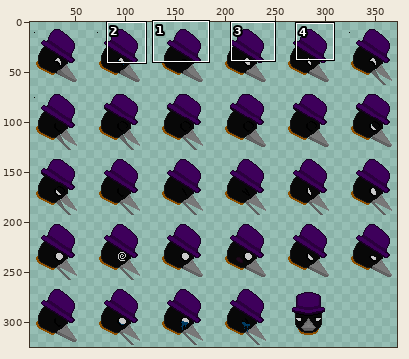
A sprite sheet gets an edit: Amity Chain (Art Files)/Digital Art/Sprites/Effects and UI/Portraits/raven_portraits.png. The first picture is a wide view before the edit; the outline marks the close-up.
Close-up. Old version:
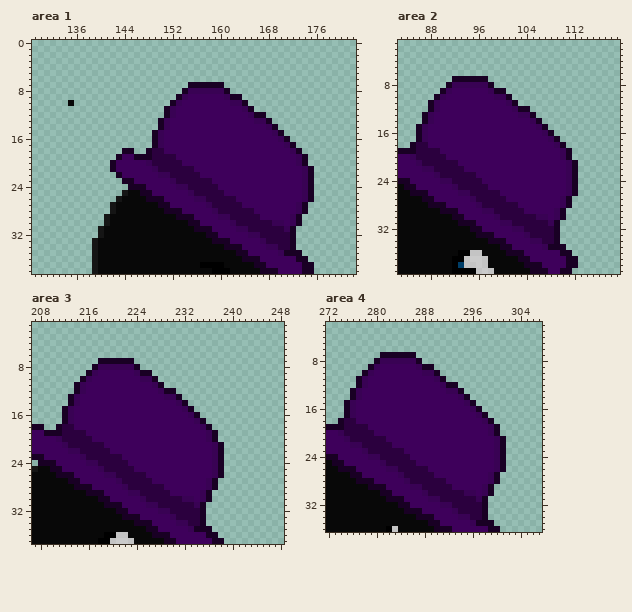
The file is 378x325 pixels. Colours within 5 levels of each other are drawn and written as one. Shown: area 1: x 129..182, y 0..38; area 2: x 83..119, y 1..39; area 3: x 207..248, y 1..37; area 4: x 272..307, y 2..36. The wide view leaves out empty margins. The commit also changed other parts of the picture, which this record leaves out.
Once edited:
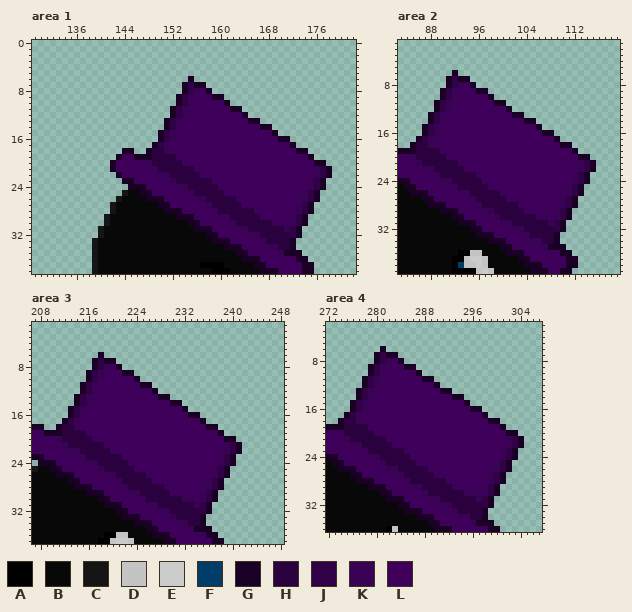
Palette (. is transparent): A #000000  B #080808  C #151515  D #c4c4c4  E #cbcbcb  F #003e68  G #190024  H #2b003e  J #310148  K #390254  L #3e005b
Changes in this commit:
Changed rows in their new state; - is an unchanged pixel.
Area 1:
first column x 135:
 6 --------------------G-----------------------
 7 -------------------GJ--...------------------
 8 --------------------J-LG...-----------------
 9 -------------------JK---GG...---------------
10 .----------------.GJK-----G...--------------
11 ----------------.GJK-------GG..-------------
12 ----------------.GJK---------G...-----------
13 ---------------.GJK-----------GG..----------
14 ---------------.GJK-------------GG.---------
15 --------------.GJK----------------G.--------
16 --------------.GJK-----------------G--------
17 ---------------JK-------------------L-------
18 ----------------K--------------------L-G----
19 --------------------------------------LLG---
20 --------------------------------------LLLGG-
21 ---------------------------------------LLKJG
22 ---------------------------------------LLKJG
23 ---------------------------------------LKJG-
24 ---------------------------------------LKJG-
25 ----------------------------------------JG--
26 ----------------------------------------JG--
27 ---------------------------------------JG---
28 ---------------------------------------JG---
29 --------------------------------------JG----
30 --------------------------------------JG----
31 -------------------------------------JG-----
32 -------------------------------------JG-----
Area 2:
first column x 86:
 6 ------G-----------------------
 7 -----GJ--...------------------
 8 ------J-LG...-----------------
 9 -----JK---GG...---------------
10 ---.GJK-----G...--------------
11 --.GJK-------GG..-------------
12 --.GJK---------G...-----------
13 -.GJK-----------GG..----------
14 -.GJK-------------GG.---------
15 .GJK----------------G.--------
16 .GJK-----------------G--------
17 -JK-------------------L-------
18 --K--------------------L-G----
19 ------------------------LLG---
20 ------------------------LLLGG-
21 -------------------------LLKJG
22 -------------------------LLKJG
23 -------------------------LKJG-
24 -------------------------LKJG-
25 --------------------------JG--
26 --------------------------JG--
27 -------------------------JG---
28 -------------------------JG---
29 ------------------------JG----
30 ------------------------JG----
31 -----------------------JG-----
32 -----------------------JG-----
Area 3:
first column x 212:
 6 ------G-----------------------
 7 -----GJ--...------------------
 8 ------J-LG...-----------------
 9 -----JK---GG...---------------
10 ---.GJK-----G...--------------
11 --.GJK-------GG..-------------
12 --.GJK---------G...-----------
13 -.GJK-----------GG..----------
14 -.GJK-------------GG.---------
15 .GJK----------------G.--------
16 .GJK-----------------G--------
17 -JK-------------------L-------
18 --K--------------------L-G----
19 ------------------------LLG---
20 ------------------------LLLGG-
21 -------------------------LLKJG
22 -------------------------LLKJG
23 -------------------------LKJG-
24 -------------------------LKJG-
25 --------------------------JG--
26 --------------------------JG--
27 -------------------------JG---
28 -------------------------JG---
29 ------------------------JG----
30 ------------------------JG----
31 -----------------------JG-----
32 -----------------------JG-----
Area 4:
first column x 275:
 6 ------G-----------------------
 7 -----GJ--...------------------
 8 ------J-LG...-----------------
 9 -----JK---GG...---------------
10 ---.GJK-----G...--------------
11 --.GJK-------GG..-------------
12 --.GJK---------G...-----------
13 -.GJK-----------GG..----------
14 -.GJK-------------GG.---------
15 .GJK----------------G.--------
16 .GJK-----------------G--------
17 -JK-------------------L-------
18 --K--------------------L-G----
19 ------------------------LLG---
20 ------------------------LLLGG-
21 -------------------------LLKJG
22 -------------------------LLKJG
23 -------------------------LKJG-
24 -------------------------LKJG-
25 --------------------------JG--
26 --------------------------JG--
27 -------------------------JG---
28 -------------------------JG---
29 ------------------------JG----
30 ------------------------JG----
31 -----------------------JG-----
32 -----------------------JG-----
